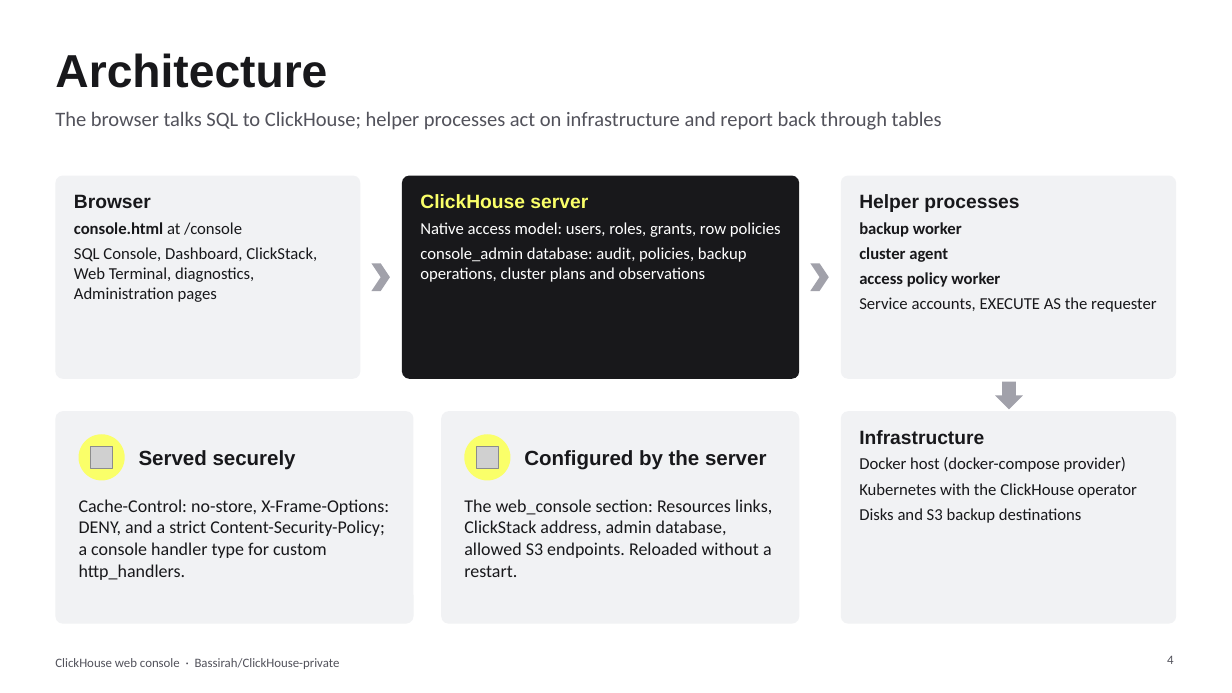
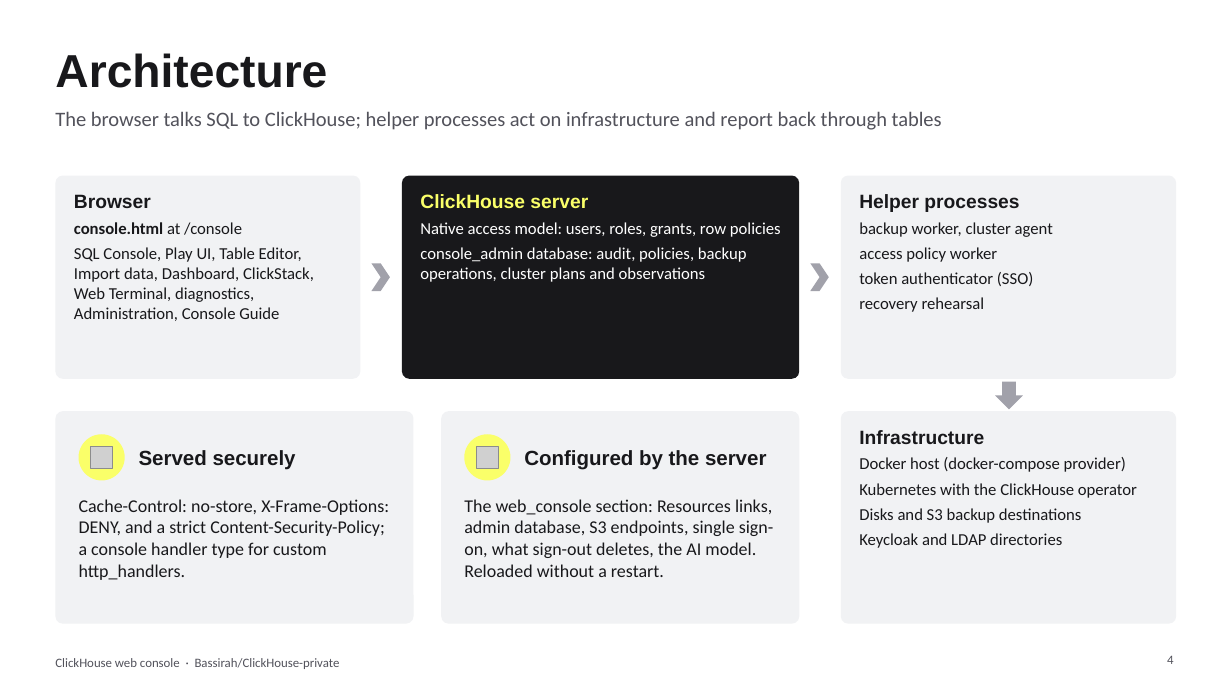
Before and after one commit to Bassirah/ClickHouse-private, a slide deck: slide 4 of docs/custom_dev/ClickHouse-Web-Console-Solution.pptx. Drawn at 1232x693 pixels with LibreOffice and Linux fonts; fonts in the diff are those of the drawing; grey boxes stand for pictures. Boxes give left, top, right and bottom in pixels: in the first picture for what was removed or moved away, otherwise in the second. Text is boxed around its words. In the diff, an @@ line names an element or a change of style, - is before the commit and + after.

```diff
--- a/docs/custom_dev/ClickHouse-Web-Console-Solution.pptx
+++ b/docs/custom_dev/ClickHouse-Web-Console-Solution.pptx
@@ text at bbox=[859, 222, 1053, 312]: text changed; bold off @@
-backup worker
-cluster agent
-access policy worker
-Service accounts, EXECUTE AS the requester
+backup worker, cluster agent
+access policy worker
+token authenticator (SSO)
+recovery rehearsal
@@ text at bbox=[74, 247, 314, 321]: text changed @@
-SQL Console, Dashboard, ClickStack, Web Terminal, diagnostics, Administration pages
+SQL Console, Play UI, Table Editor, Import data, Dashboard, ClickStack, Web Terminal, diagnostics, Administration, Console Guide
@@ text at bbox=[464, 499, 774, 577]: text changed @@
-The web_console section: Resources links, ClickStack address, admin database, allowed S3 endpoints. Reloaded without a restart.
+The web_console section: Resources links, admin database, S3 endpoints, single sign-on, what sign-out deletes, the AI model. Reloaded without a restart.
@@ text at bbox=[859, 533, 1062, 548]: paragraph added @@
+Keycloak and LDAP directories
```
Also in this commit, not shown: 9 other slides changed, 9 slides added, 1 other file.
